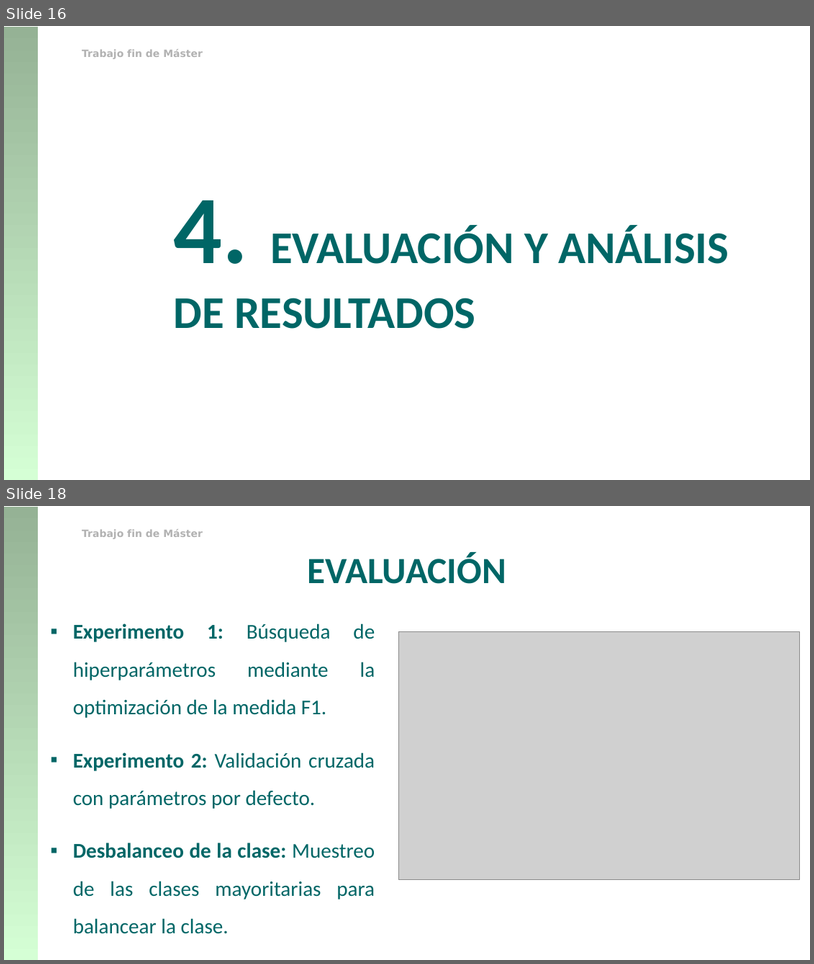
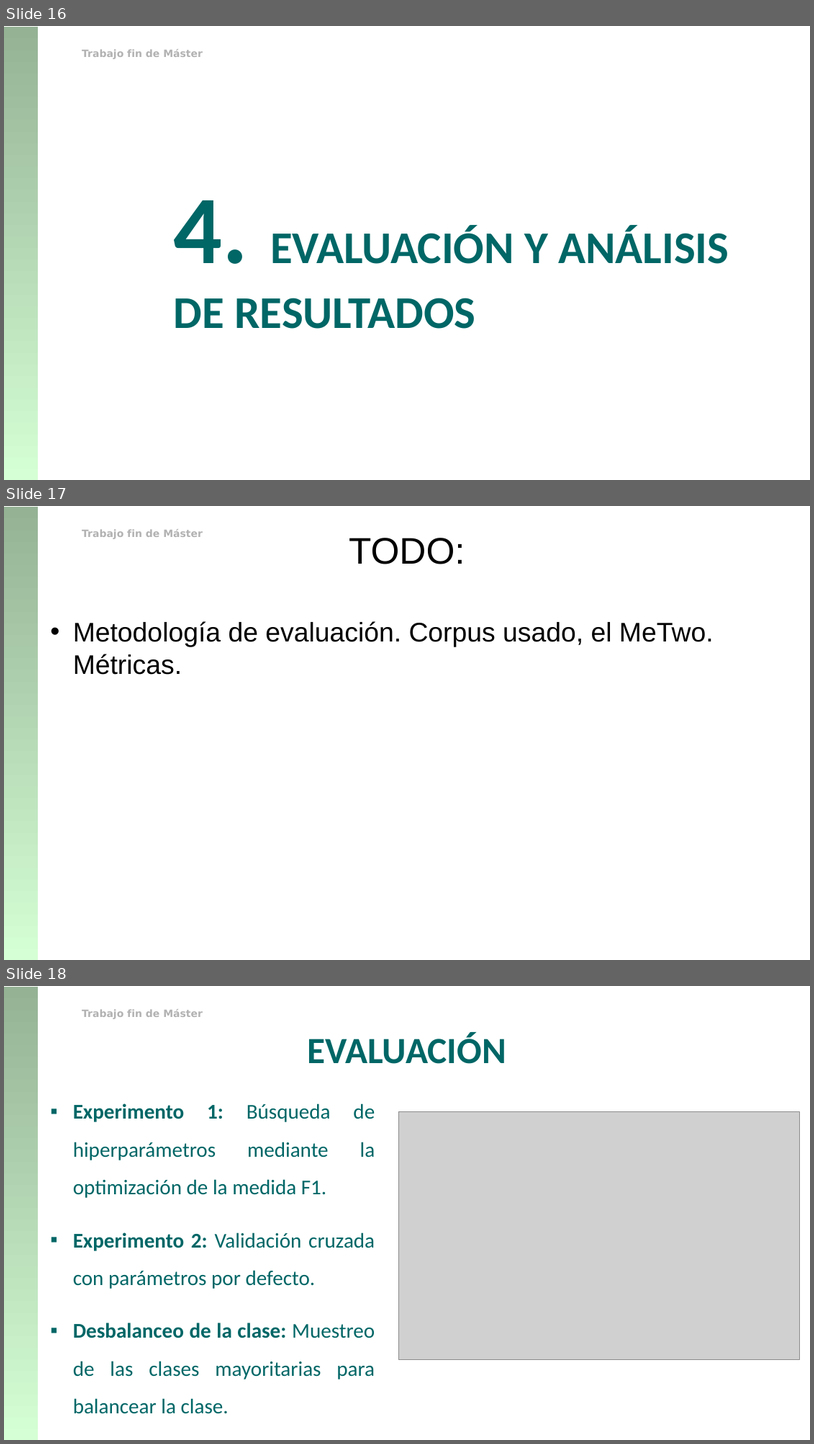
Before and after one commit to franciscorodriguez92/uned-tfm, a slide deck: TFM_Francisco_Rodriguez.pptx. Shown one above the other, each under a label of ours: slides 16 and 18 before the commit, slides 16, 17 and 18 after it; the slides between them are not shown. The pictures are 814x964 and 814x1444 pixels, drawn with LibreOffice and Linux fonts; fonts in the diff are those of the drawing; grey boxes stand for pictures; background and template pictures are left out. Boxes give left, top, right and bottom in pixels: in the first picture for what was removed or moved away, otherwise in the second. Text is boxed around its words. In the diff, an @@ line names an element or a change of style, - is before the commit and + after.

```diff
--- a/TFM_Francisco_Rodriguez.pptx
+++ b/TFM_Francisco_Rodriguez.pptx
@@ slide 17 added at (4,506,810,960), background #FFFFFF; not listed: 2 template elements that a slide beside it also shows @@
@@ title added at (349,538,466,564), 44 pt, text #000000 @@
+TODO:
@@ text added at (73,621,714,674), 32 pt, text #000000 @@
+• Metodología de evaluación. Corpus usado, el MeTwo. Métricas.
```
Also in this commit, not shown: 7 slides changed, 2 slides removed.
